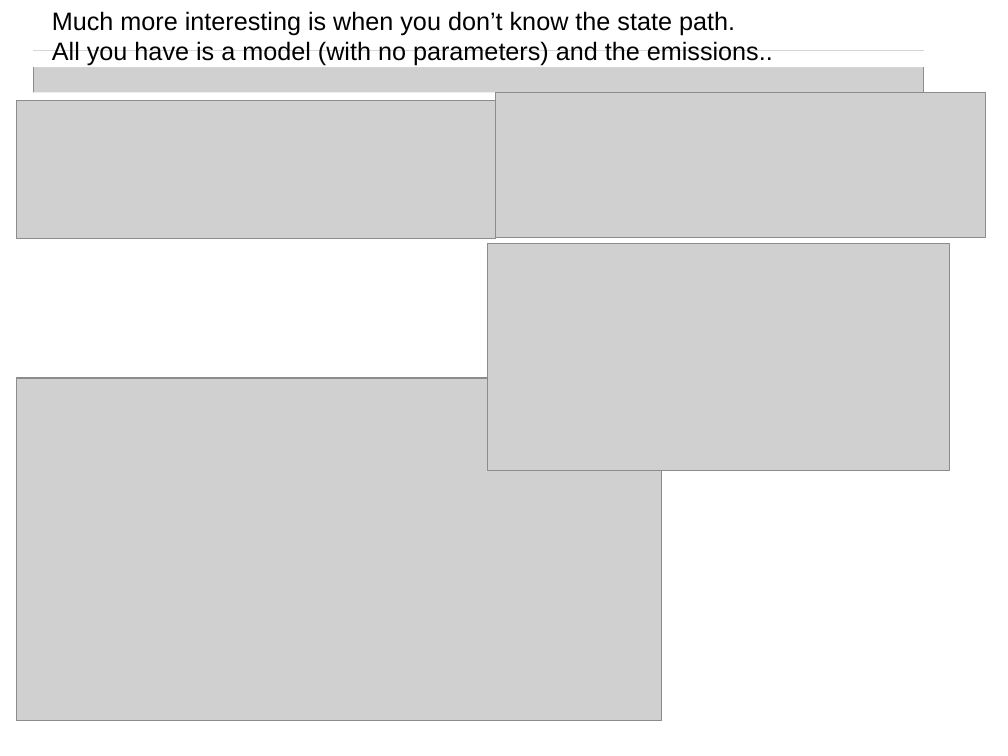
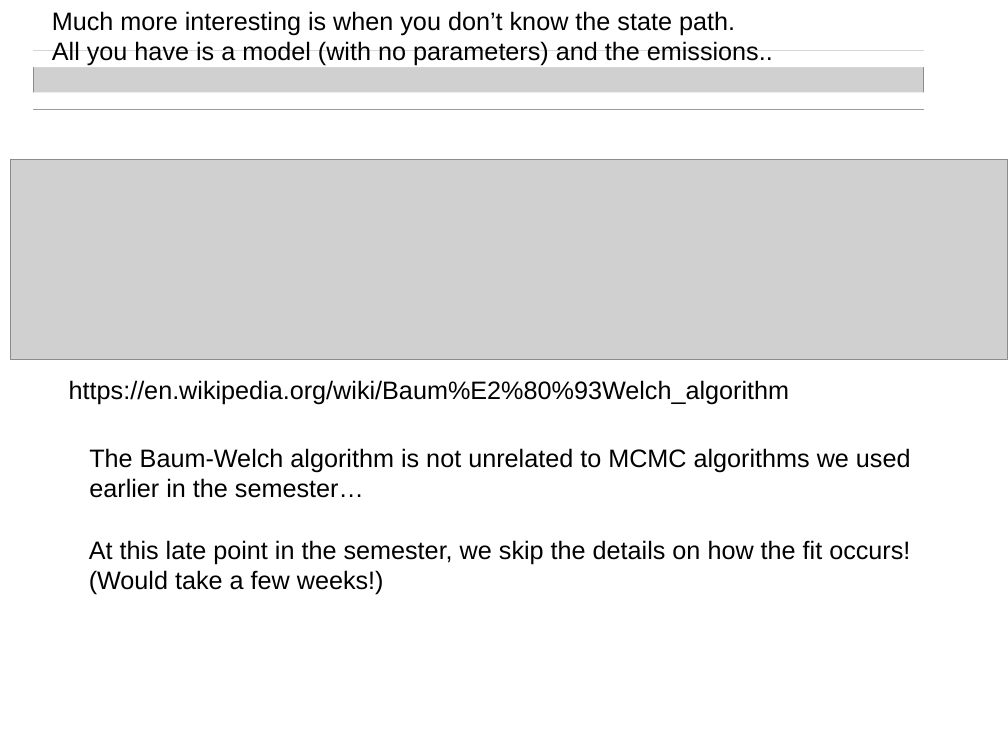
Before and after one commit to afodor/afodor.github.io, a slide deck: slide 22 of classes/stats2016/Lecture26.ppt (slide 3 before the commit). Drawn at 1008x756 pixels with LibreOffice and Linux fonts; fonts in the diff are those of the drawing; grey boxes stand for pictures. Boxes give left, top, right and bottom in pixels: in the first picture for what was removed or moved away, otherwise in the second. Text is boxed around its words. In the diff, an @@ line names an element or a change of style, - is before the commit and + after.

Commit message:
last lecture...

```diff
--- a/classes/stats2016/Lecture26.ppt
+++ b/classes/stats2016/Lecture26.ppt
@@ picture removed at (x1=496, y1=93, x2=986, y2=238) @@
@@ picture resized from (x1=17, y1=101, x2=496, y2=238) to (x1=10, y1=159, x2=1008, y2=359) @@
@@ picture removed at (x1=487, y1=244, x2=950, y2=471) @@
@@ picture removed at (x1=17, y1=378, x2=662, y2=721) @@
@@ text added at (x1=69, y1=380, x2=790, y2=405), 18 pt, text #000000 @@
+https://en.wikipedia.org/wiki/Baum%E2%80%93Welch_algorithm
@@ text added at (x1=89, y1=448, x2=911, y2=498), 18 pt, text #000000 @@
+The Baum-Welch algorithm is not unrelated to MCMC algorithms we used
+earlier in the semester…
@@ text added at (x1=89, y1=540, x2=910, y2=595), 18 pt, text #000000 @@
+At this late point in the semester, we skip the details on how the fit occurs!
+(Would take a few weeks!)
```
Also in this commit, not shown: 4 other slides changed, 18 slides added, 21 slides removed.
